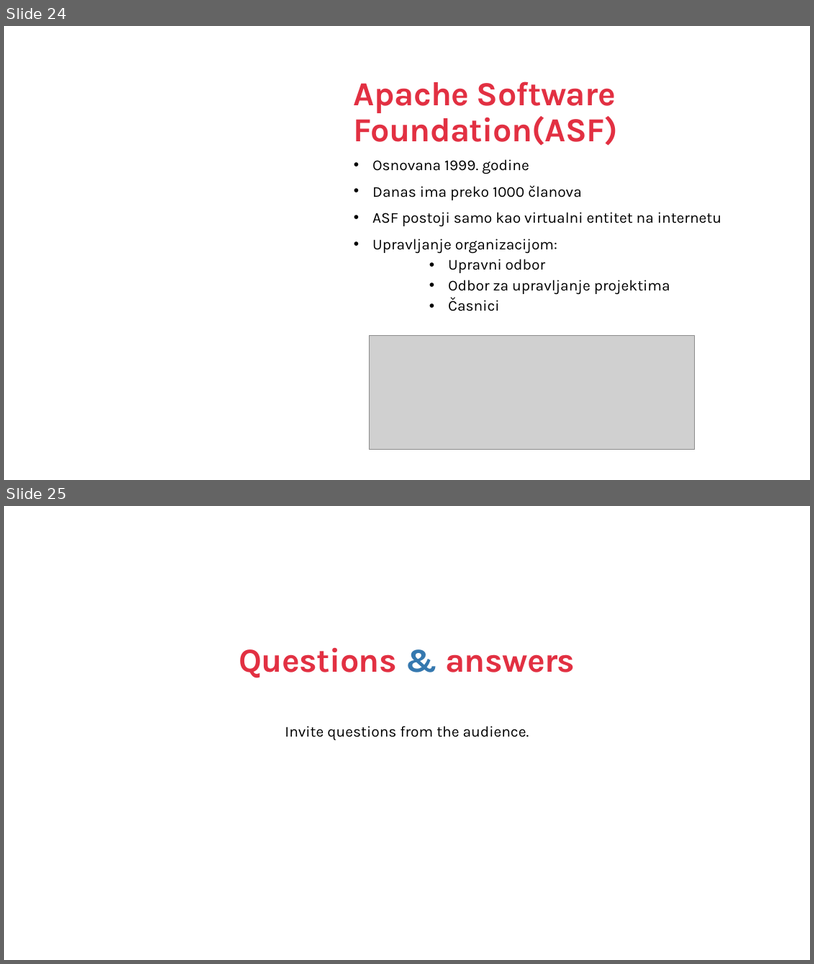
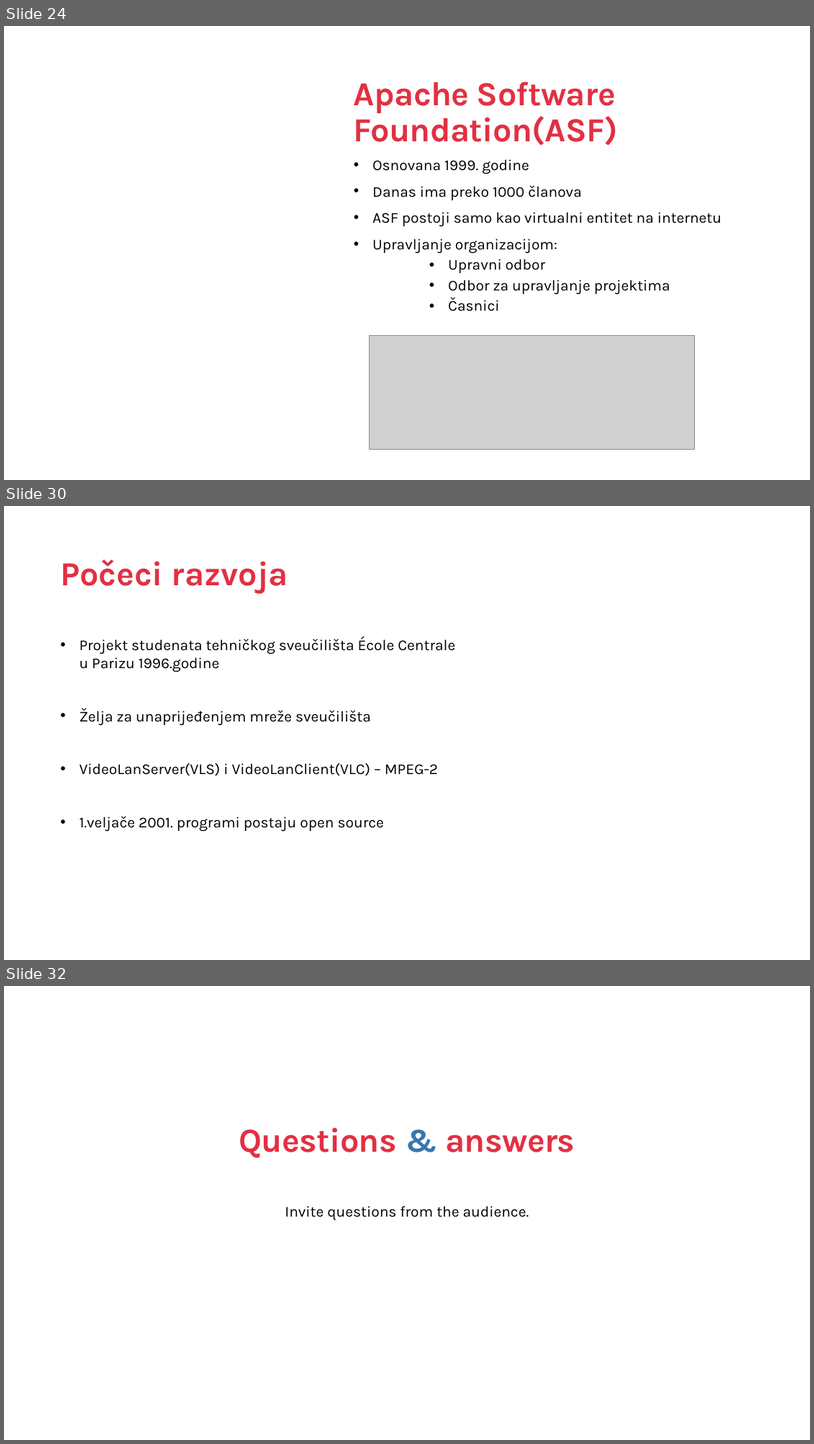
Before and after one commit to CvetkovskiIvor/ProgramskoInzenjerstvoSeminar, a slide deck: Open Source Prezentacija.pptx. Shown one above the other, each under a label of ours: slides 24 and 25 before the commit, slides 24, 30 and 32 after it; the slides between them are not shown. The pictures are 814x964 and 814x1444 pixels, drawn with LibreOffice and Linux fonts; fonts in the diff are those of the drawing; grey boxes stand for pictures; background and template pictures are left out. Boxes give left, top, right and bottom in pixels: in the first picture for what was removed or moved away, otherwise in the second. Text is boxed around its words. In the diff, an @@ line names an element or a change of style, - is before the commit and + after.

```diff
--- a/Open Source Prezentacija.pptx
+++ b/Open Source Prezentacija.pptx
@@ slide 30 added at [4,506,810,960], background #FFFFFF @@
@@ title added at [60,559,288,593], 40 pt, text #E23042, bold @@
+Počeci razvoja
@@ text added at [80,636,455,831], 18 pt, text #000000 @@
+• Projekt studenata tehničkog sveučilišta École Centrale u Parizu 1996.godine
+• Želja za unaprijeđenjem mreže sveučilišta
+• VideoLanServer(VLS) i VideoLanClient(VLC) – MPEG-2
+• 1.veljače 2001. programi postaju open source
@@ what was slide 25 is now slide 32 @@
```
Also in this commit, not shown: 1 slide changed, 6 other slides added.
